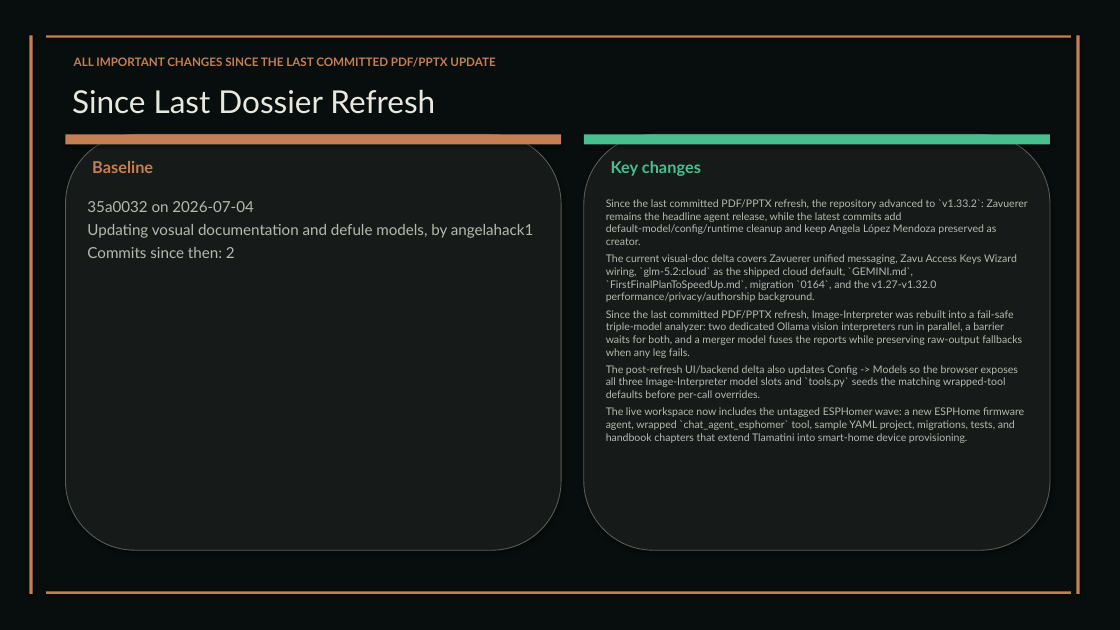
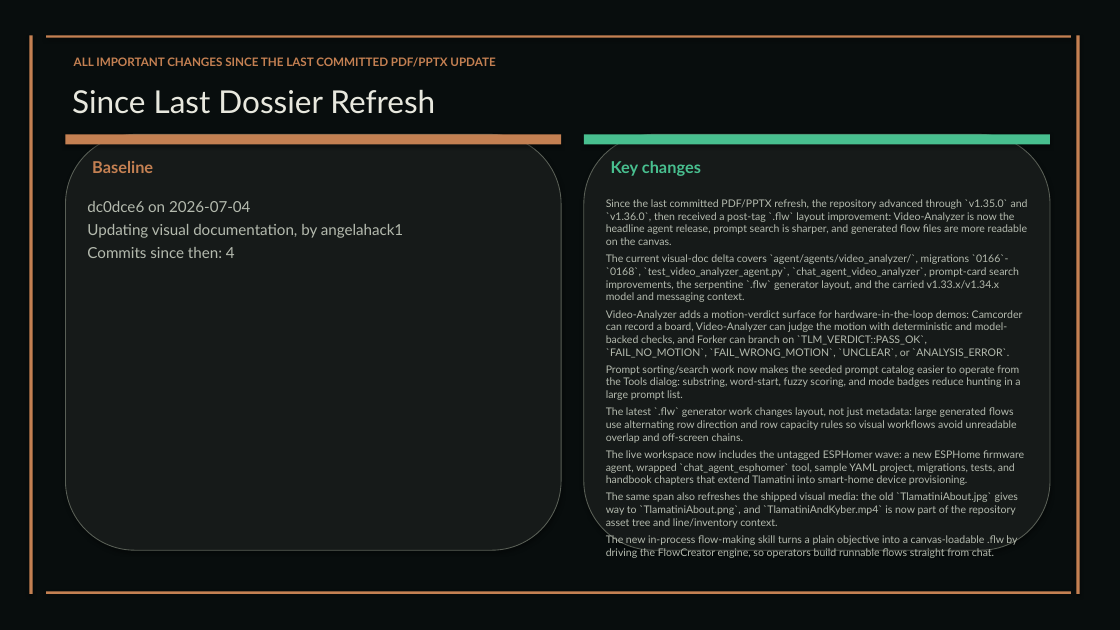
Before and after one commit to XAIHT/Tlamatini, a slide deck: slide 74 of Tlamatini_eXtended_Artificial_Intelligence_Humanly_Tempered.pptx (slide 71 before the commit). Drawn at 1120x630 pixels with LibreOffice and Linux fonts; fonts in the diff are those of the drawing. Boxes give left, top, right and bottom in pixels: in the first picture for what was removed or moved away, otherwise in the second. Text is boxed around its words. In the diff, an @@ line names an element or a change of style, - is before the commit and + after.

Commit message:
Updating visual documentation, by angelahack1

```diff
--- a/Tlamatini_eXtended_Artificial_Intelligence_Humanly_Tempered.pptx
+++ b/Tlamatini_eXtended_Artificial_Intelligence_Humanly_Tempered.pptx
@@ text at [87,201,403,258]: text changed @@
-35a0032 on 2026-07-04
-Updating vosual documentation and defule models, by angelahack1
-Commits since then: 2
+dc0dce6 on 2026-07-04
+Updating visual documentation, by angelahack1
+Commits since then: 4
@@ text at [606,199,1028,443]: text changed @@
-Since the last committed PDF/PPTX refresh, the repository advanced to `v1.33.2`: Zavuerer remains the headline agent release, while the latest commits add default-model/config/runtime cleanup and keep Angela López Mendoza preserved as creator.
-The current visual-doc delta covers Zavuerer unified messaging, Zavu Access Keys Wizard wiring, `glm-5.2:cloud` as the shipped cloud default, `GEMINI.md`, `FirstFinalPlanToSpeedUp.md`, migration `0164`, and the v1.27-v1.32.0 performance/privacy/authorship background.
-Since the last committed PDF/PPTX refresh, Image-Interpreter was rebuilt into a fail-safe triple-model analyzer: two dedicated Ollama vision interpreters run in parallel, a barrier waits for both, and a merger model fuses the reports while preserving raw-output fallbacks when any leg fails.
-The post-refresh UI/backend delta also updates Config -> Models so the browser exposes all three Image-Interpreter model slots and `tools.py` seeds the matching wrapped-tool defaults before per-call overrides.
+Since the last committed PDF/PPTX refresh, the repository advanced through `v1.35.0` and `v1.36.0`, then received a post-tag `.flw` layout improvement: Video-Analyzer is now the headline agent release, prompt search is sharper, and generated flow files are more readable on the canvas.
+The current visual-doc delta covers `agent/agents/video_analyzer/`, migrations `0166`-`0168`, `test_video_analyzer_agent.py`, `chat_agent_video_analyzer`, prompt-card search improvements, the serpentine `.flw` generator layout, and the carried v1.33.x/v1.34.x model and messaging context.
+Video-Analyzer adds a motion-verdict surface for hardware-in-the-loop demos: Camcorder can record a board, Video-Analyzer can judge the motion with deterministic and model-backed checks, and Forker can branch on `TLM_VERDICT::PASS_OK`, `FAIL_NO_MOTION`, `FAIL_WRONG_MOTION`, `UNCLEAR`, or `ANALYSIS_ERROR`.
+Prompt sorting/search work now makes the seeded prompt catalog easier to operate from the Tools dialog: substring, word-start, fuzzy scoring, and mode badges reduce hunting in a large prompt list.
+The latest `.flw` generator work changes layout, not just metadata: large generated flows use alternating row direction and row capacity rules so visual workflows avoid unreadable overlap and off-screen chains.
@@ text at [606,492,1018,546]: paragraphs added @@
+The same span also refreshes the shipped visual media: the old `TlamatiniAbout.jpg` gives way to `TlamatiniAbout.png`, and `TlamatiniAndKyber.mp4` is now part of the repository asset tree and line/inventory context.
+The new in-process flow-making skill turns a plain objective into a canvas-loadable .flw by driving the FlowCreator engine, so operators build runnable flows straight from chat.
```
Also in this commit, not shown: 49 other slides changed, 4 slides added, 2 other files.
